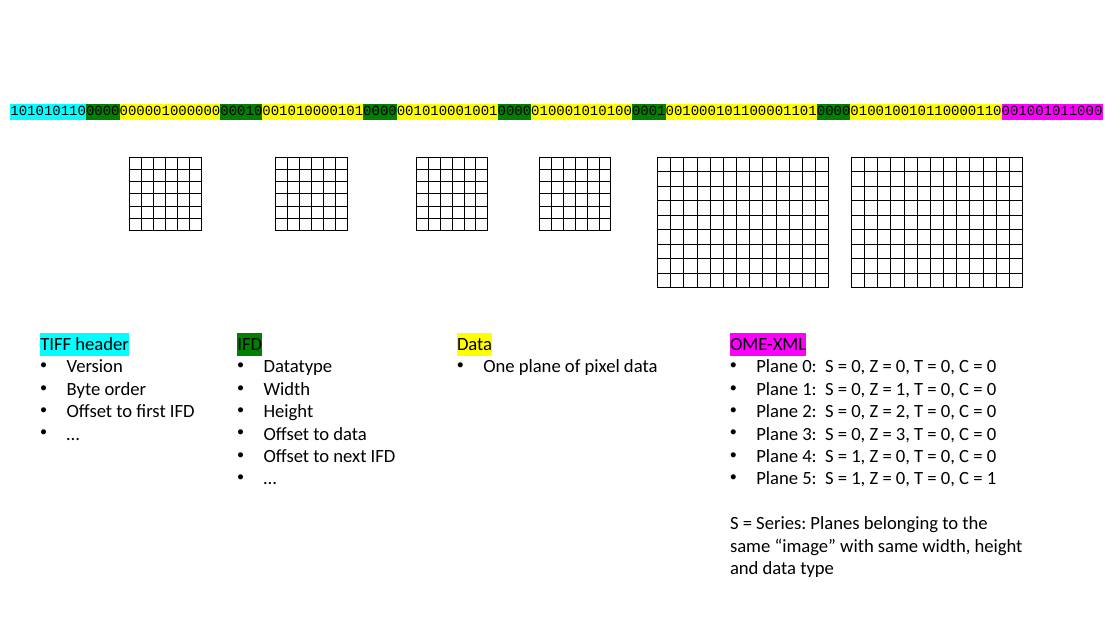
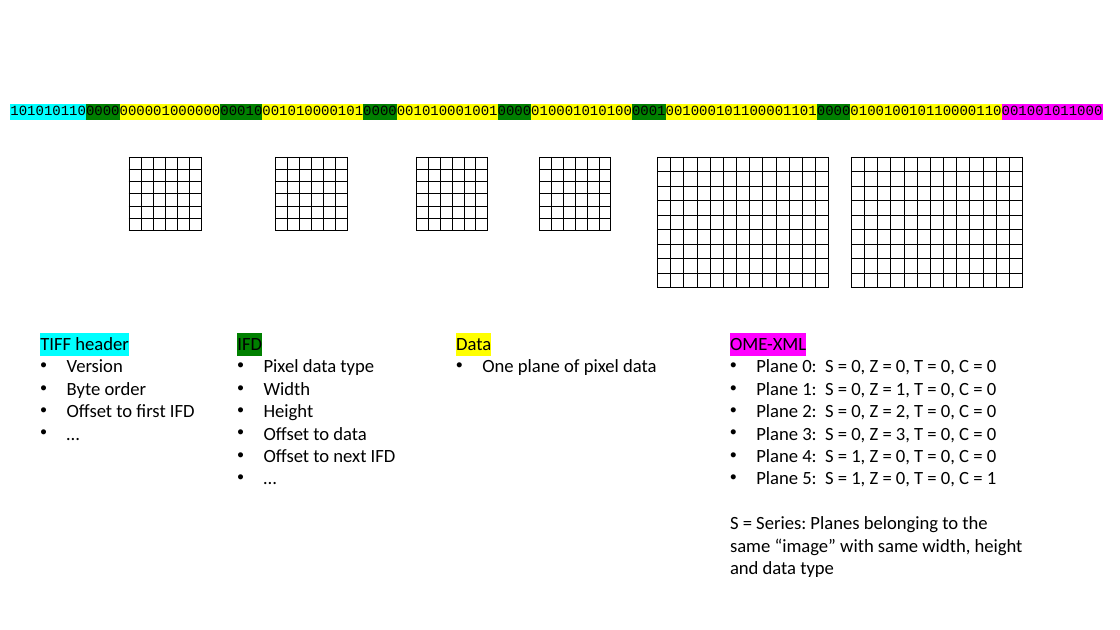
Before and after one commit to NEUBIAS/training-resources, a slide deck: slide 2 of figures/resources/tiff.pptx. Drawn at 1120x630 pixels with LibreOffice and Linux fonts; fonts in the diff are those of the drawing. Boxes give left, top, right and bottom in pixels: in the first picture for what was removed or moved away, otherwise in the second. Text is boxed around its words. In the diff, an @@ line names an element or a change of style, - is before the commit and + after.

Commit message:
Improve image data formats figures

```diff
--- a/figures/resources/tiff.pptx
+++ b/figures/resources/tiff.pptx
@@ text at (x1=264, y1=359, x2=374, y2=375): text changed @@
-• Datatype
+• Pixel data type
```
Also in this commit, not shown: 6 other files.
